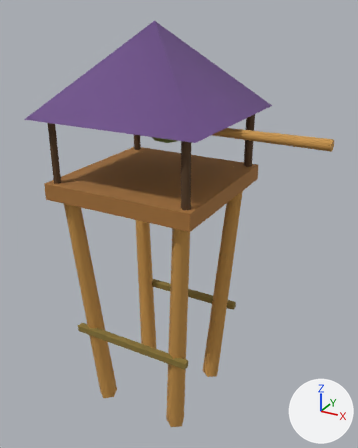
The glTF model public/models/buildings/sarbacaneTower/goblin-level1.glb: old version first, new version second.
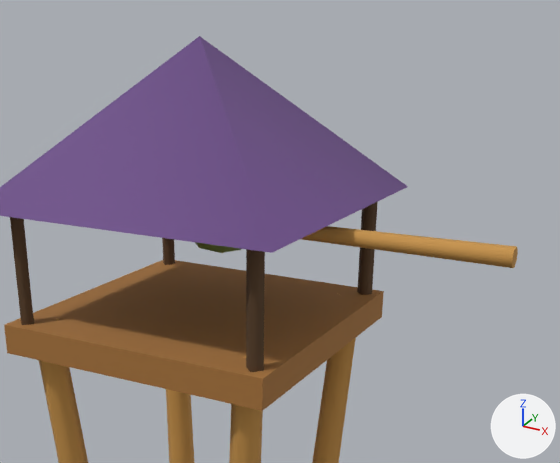
Old and new are each drawn whole from a 50 mm camera at (2.16, -3.53, 3.6) aimed at (0.22, -0.02, 1.85) and again close up on the part from 12% to 100% of the width and 0% to 58% of the height. The axes (+X, +Y, +Z) are drawn at lower right. The lights are the same throughout. The first two pictures are the older version. Where no turn or scale is listed for an object, it has been applied to the vertices. Vertices at exactly the same position are counted once.
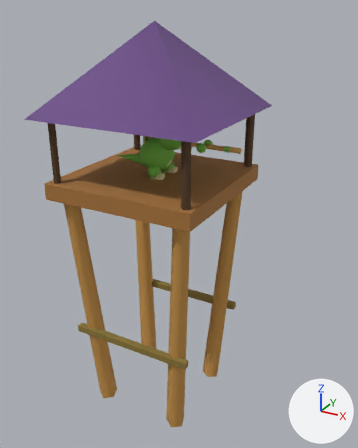
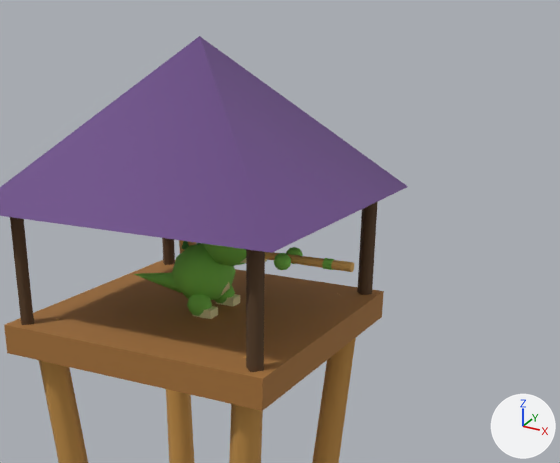
Not visible in the close-ups: 'Mesh_23'.

ob_turret is not drawn itself; it is the parent of ob_node_14, ob_mesh_18.
ob_node_14 is not drawn itself; it is the parent of ob_mesh_13, ob_mesh_14, ob_mesh_15, ob_mesh_16, ob_mesh_17.

Where the newer file only moved an object's origin or applied its transform, the numbers keep the older frame.

Patch to the scene script:
```diff
--- a/public/models/buildings/sarbacaneTower/goblin-level1.glb.py
+++ b/public/models/buildings/sarbacaneTower/goblin-level1.glb.py
@@ mat_material_5 @@
 mat_material_5 = principled_material('Material_5')
-mat_material_5.base_color = (0.212, 0.323, 0.0685)  # green #7f9a4a
+mat_material_5.base_color = (0.202, 0.539, 0.0685)  # green #7cc24a
 mat_material_5.roughness = 0.85
@@ me_mesh_12 @@
-me_mesh_12.from_pydata(...)  # 42 vertices, 80 faces; spans x -0.198..0.198, y -0.198..0.198, z -0.198..0.198
+me_mesh_12.from_pydata(...)  # 42 vertices, 80 faces; spans x -0.25..0.05, y -0.165..0.165, z -0.448..-0.163
+# me_mesh_12 part 1: the whole mesh is scaled about its middle by (0.758, 0.833, 0.72), then moved by (-0.1, 0.0, -0.305)
 me_mesh_12.materials.append(mat_material_5)
@@ me_mesh_13 @@
 # used by ob_mesh_13; parent = ob_node_14; location = (0.0, -0.25, 0.05); rotation_euler = (1.571, 0.0, 0.0), in degrees (90, 0, 0)
-me_mesh_13.from_pydata(...)  # 7 vertices, 8 faces; spans x -0.08..0.08, y -0.08..0.08, z -0.15..0.15
-me_mesh_13.materials.append(mat_material_5)  # green #7f9a4a
+me_mesh_13.from_pydata(...)  # 42 vertices, 80 faces; spans x -0.2..0.2, y -0.2..0.2, z -0.2..0.2
+# me_mesh_13 part 2: 7 vertices removed from x -0.08..0.08, y -0.08..0.08, z -0.15..0.15; 42 vertices added at x -0.2..0.2, y -0.2..0.2, z -0.2..0.2, forming an icosphere of 80 faces
+me_mesh_13.materials.append(mat_material_6)  # beige #e2d9a0
@@ me_mesh_18 @@
 # used by ob_mesh_18; parent = ob_turret; location = (0.9, 0.0, 0.2); rotation_euler = (0.0, -1.571, 0.0), in degrees (0, -90, 0)
-me_mesh_18.from_pydata(...)  # 18 vertices, 28 faces; spans x -0.044..0.044, y -0.045..0.041, z -0.55..0.55
-me_mesh_18.materials.append(mat_material_0)  # orange #c8944a
+me_mesh_18.from_pydata(...)  # 7 vertices, 8 faces; spans x -0.05..0.05, y -0.05..0.05, z -0.06..0.06
+# me_mesh_18 part 3: 18 vertices removed from x -0.044..0.044, y -0.045..0.041, z -0.55..0.55
+# me_mesh_18 part 4: 7 vertices added at x -0.05..0.05, y -0.05..0.05, z -0.06..0.06
+me_mesh_18.materials.append(mat_material_7)  # dark green #3a7a2a
@@ me_mesh_21 @@
+me_mesh_21.from_pydata([(-0.15, 0.0, 0.0), (0.15, -0.055, 0.0), (0.15, -0.017, 0.052), (0.15, 0.044, 0.032), (0.15, 0.044, -0.032), (0.15, -0.017, -0.052), (0.15, -0.055, 0.0), (0.15, 0.0, 0.0)], [], [(1, 2, 0), (2, 3, 0), (3, 4, 0), (4, 5, 0), (5, 6, 0), (2, 1, 7), (3, 2, 7), (4, 3, 7), (5, 4, 7), (6, 5, 7)])
+me_mesh_21.materials.append(mat_material_5)  # green #7cc24a
@@ ob_turret @@
 ob_turret.parent = ob_node_0
-ob_turret.location = (0.0, 0.0, 2.5)
+ob_turret.location = (0.0, 0.0, 2.27)
@@ ob_node_14 @@
 ob_node_14.parent = ob_turret
-ob_node_14.location = (0.1, 0.0, 0.25)
-ob_node_14.scale = (0.9, 0.9, 0.9)
+ob_node_14.location = (0.0, 0.0, 0.0)
+ob_node_14.scale = (0.5, 0.5, 0.5)
@@ ob_mesh_13 @@
 ob_mesh_13.parent = ob_node_14
-ob_mesh_13.location = (0.0, -0.25, 0.05)
-ob_mesh_13.rotation_euler = (1.571, 0.0, 0.0)  # degrees (90, 0, 0)
+ob_mesh_13.location = (0.1, 0.0, 0.3)
+ob_mesh_13.scale = (0.9, 1.1, 0.9)
@@ ob_mesh_14 @@
 ob_mesh_14.parent = ob_node_14
-ob_mesh_14.location = (0.0, 0.25, 0.05)
-ob_mesh_14.rotation_euler = (-1.571, 0.0, 0.0)  # degrees (-90, 0, 0)
+ob_mesh_14.location = (0.08, 0.22, 0.1)
@@ ob_mesh_15 @@
 ob_mesh_15.parent = ob_node_14
-ob_mesh_15.location = (0.18, -0.08, 0.05)
+ob_mesh_15.location = (0.14, 0.22, 0.04)
@@ ob_mesh_16 @@
 ob_mesh_16.parent = ob_node_14
-ob_mesh_16.location = (0.18, 0.08, 0.05)
+ob_mesh_16.location = (0.08, -0.22, 0.1)
@@ ob_mesh_17 @@
 ob_mesh_17.parent = ob_node_14
-ob_mesh_17.location = (0.22, 0.0, -0.02)
+ob_mesh_17.location = (0.14, -0.22, 0.04)
@@ ob_mesh_18 @@
 ob_mesh_18 = bpy.data.objects.new('Mesh_18', me_mesh_18)
-ob_mesh_18.parent = ob_turret
-ob_mesh_18.location = (0.9, 0.0, 0.2)
-ob_mesh_18.rotation_euler = (0.0, -1.571, 0.0)  # degrees (0, -90, 0)
+ob_mesh_18.parent = ob_node_14
+ob_mesh_18.location = (-0.2, 0.0, 0.62)
@@ ob_mesh_37 @@
+ob_mesh_37 = bpy.data.objects.new('Mesh_37', me_mesh_37)  # 20 vertices, 32 faces; spans x -0.045..0.045, y -0.045..0.045, z -0.105..0.105; in mat_material_10 (orange #d9a85a)
+ob_mesh_37.location = (-0.125, 0.06, 2.545)
@@ ob_mesh_36 @@
+ob_mesh_36 = bpy.data.objects.new('Mesh_36', me_mesh_36)  # an icosphere of 80 faces spanning x -0.04..0.04, y -0.04..0.04, z -0.04..0.04; in mat_material_5 (green #7cc24a)
+ob_mesh_36.location = (0.45, 0.06, 2.57)
@@ ob_mesh_35 @@
+ob_mesh_35 = bpy.data.objects.new('Mesh_35', me_mesh_36.copy())
+ob_mesh_35.location = (0.45, -0.06, 2.57)
@@ ob_mesh_34 @@
+ob_mesh_34 = bpy.data.objects.new('Mesh_34', me_mesh_34)  # 18 vertices, 28 faces; spans x -0.02..0.02, y -0.025..0.0225, z -0.0244..0.0244; in mat_material_5 (green #7cc24a)
+ob_mesh_34.location = (0.65, 0.0, 2.57)
@@ ob_mesh_33 @@
+ob_mesh_33 = bpy.data.objects.new('Mesh_33', me_mesh_33)  # 18 vertices, 28 faces; spans x -0.238..0.238, y -0.022..0.02, z -0.022..0.022; in mat_material_10 (orange #d9a85a)
+ob_mesh_33.location = (0.525, 0.0, 2.57)
@@ ob_mesh_24 @@
+ob_mesh_24 = bpy.data.objects.new('Mesh_24', me_mesh_24)  # a box spanning x -0.07..0.07, y -0.04..0.04, z -0.0175..0.0175; in mat_material_6 (beige #e2d9a0)
+ob_mesh_24.location = (0.25, 0.0, 2.55)
@@ ob_mesh_23 @@
+ob_mesh_23 = bpy.data.objects.new('Mesh_23', me_mesh_23)  # a box spanning x -0.075..0.075, y -0.05..0.05, z -0.04..0.04; in mat_material_5 (green #7cc24a)
+ob_mesh_23.location = (0.25, 0.0, 2.6)
@@ ob_mesh_22 @@
+ob_mesh_22 = bpy.data.objects.new('Mesh_22', me_mesh_22)  # an icosphere of 80 faces spanning x -0.135..0.135, y -0.135..0.135, z -0.135..0.135; in mat_material_5 (green #7cc24a)
+ob_mesh_22.location = (0.15, 0.0, 2.63)
@@ ob_mesh_21 @@
+ob_mesh_21 = bpy.data.objects.new('Mesh_21', me_mesh_21)
+ob_mesh_21.location = (-0.275, 0.0, 2.38)
```

Boxes (x1, y1, x2, y2) around the edits, measured in the close-ups (560 x 463 px):
'Mesh_18', reshaped, moved, rescaled, turned
    before: (301, 226, 518, 268)
    after: (182, 241, 189, 250)
'Mesh_12', recoloured, moved, rescaled (mostly hidden before)
    before: (195, 242, 241, 253)
    after: (172, 243, 236, 300)
'Mesh_22', added (green)
    after: (204, 244, 246, 266)
'Mesh_33', added (orange)
    after: (265, 252, 354, 272)
'Mesh_21', added
    after: (134, 273, 181, 293)
'Mesh_16', recoloured, moved, rescaled (not visible before)
    after: (187, 294, 212, 316)
'Mesh_35', added
    after: (274, 253, 291, 270)
'Mesh_17', moved, rescaled (not visible before)
    after: (192, 306, 218, 319)
'Mesh_15', moved, rescaled (not visible before)
    after: (216, 294, 240, 306)
'Mesh_14', recoloured, moved, rescaled, turned (not visible before)
    after: (214, 286, 235, 303)
'Mesh_36', added
    after: (286, 247, 303, 264)
'Mesh_34', added
    after: (322, 258, 334, 270)
'Mesh_37', added (mostly hidden)
    after: (179, 240, 197, 254)
'Mesh_13', recoloured, reshaped, moved, rescaled, turned (not visible before)
    after: (221, 282, 230, 295)
'Mesh_24', added (mostly hidden)
    after: (241, 258, 267, 263)
part 3 of me_mesh_18, deleted (orange)
    before: (301, 226, 518, 268)
part 4 of me_mesh_18, added
    after: (182, 241, 189, 250)
